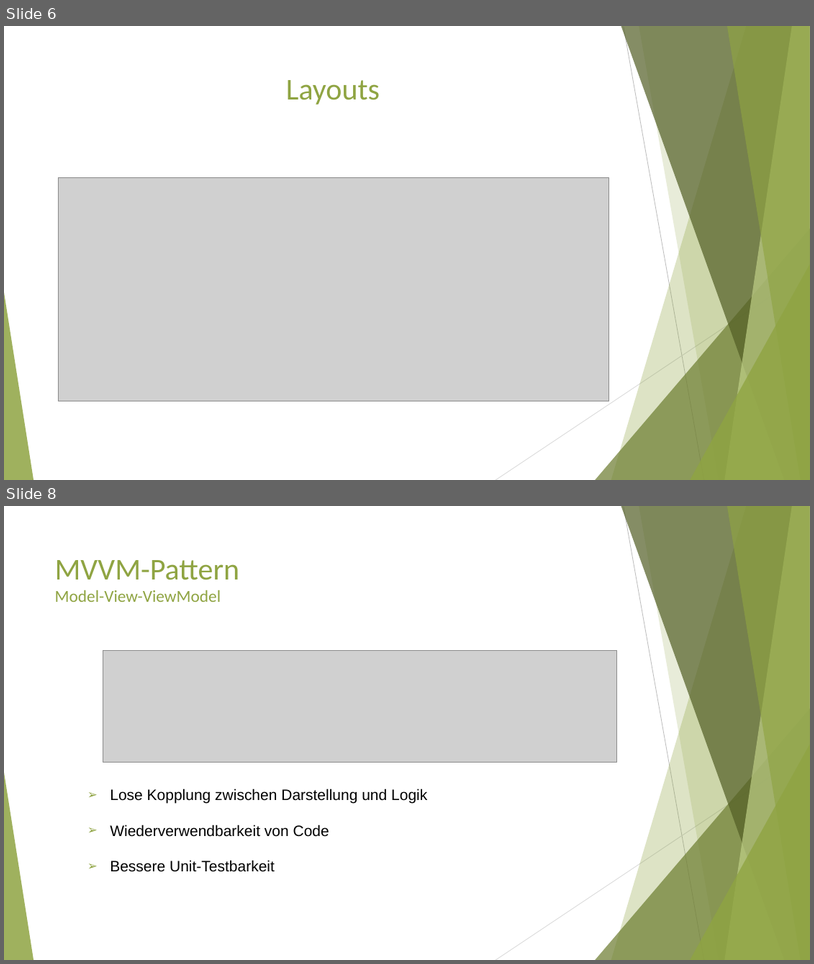
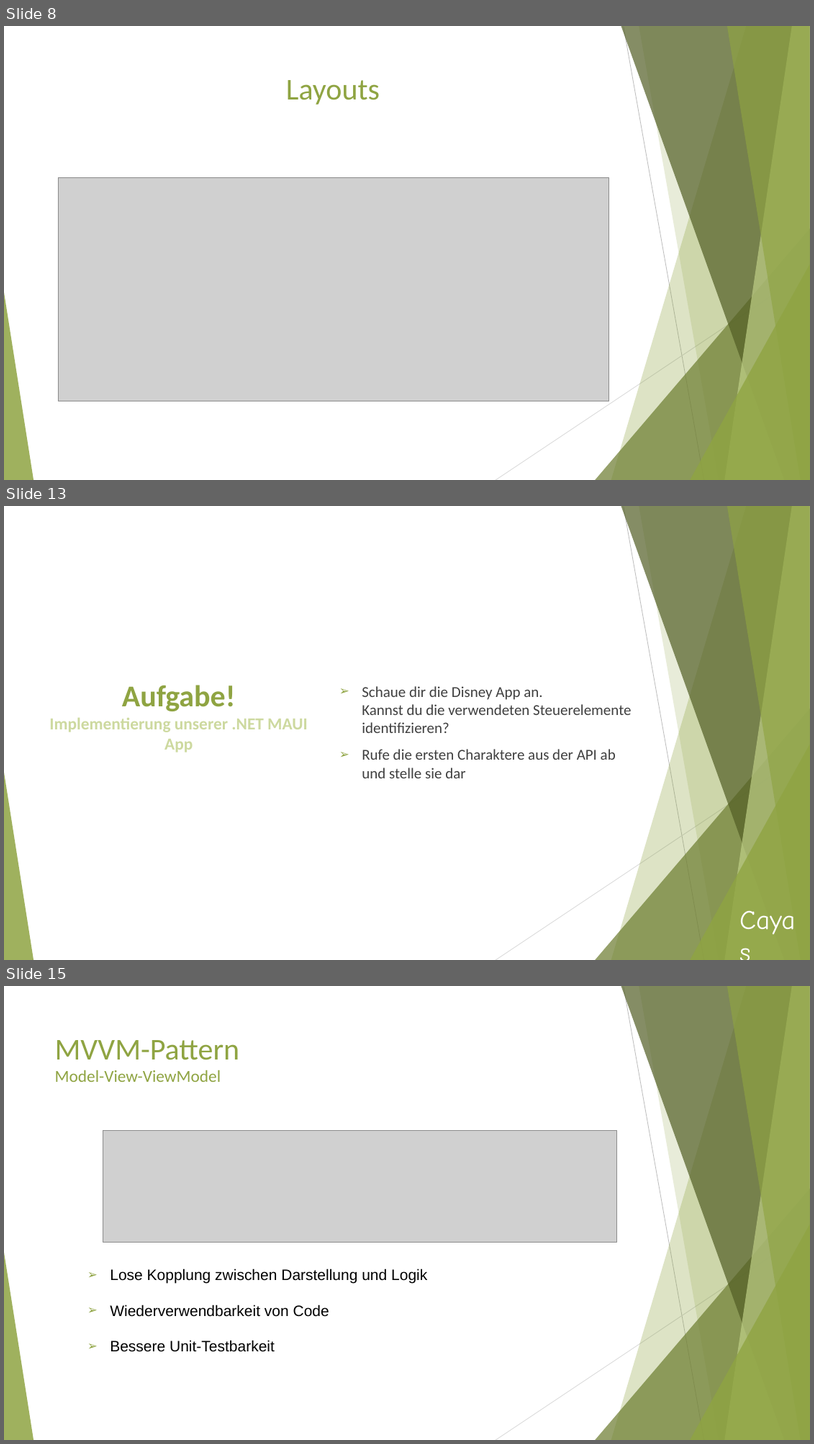
Before and after one commit to F-Goncalves/.NET-MAUI-Workshop-Resources, a slide deck: Workshop-Dotnet-MAUI.pptx. Shown one above the other, each under a label of ours: slides 6 and 8 before the commit, slides 8, 13 and 15 after it; the slides between them are not shown. The pictures are 814x964 and 814x1444 pixels, drawn with LibreOffice and Linux fonts; fonts in the diff are those of the drawing; grey boxes stand for pictures. Boxes give left, top, right and bottom in pixels: in the first picture for what was removed or moved away, otherwise in the second. Text is boxed around its words. In the diff, an @@ line names an element or a change of style, - is before the commit and + after.

```diff
--- a/Workshop-Dotnet-MAUI.pptx
+++ b/Workshop-Dotnet-MAUI.pptx
@@ slide 13 added at bbox=[4, 506, 810, 960], background #FFFFFF; not listed: 10 template elements that a slide beside it also shows @@
@@ title added at bbox=[49, 685, 308, 752], 20 pt, text #CDD99F, bold @@
+Aufgabe!
+Implementierung unserer .NET MAUI App
@@ text added at bbox=[362, 686, 631, 778], 18 pt, text #404040 @@
+➢ Schaue dir die Disney App an.
+  Kannst du die verwendeten Steuerelemente identifizieren?
+➢ Rufe die ersten Charaktere aus der API ab und stelle sie dar
@@ text added at bbox=[734, 899, 807, 938], 32 pt, text #FFFFFF @@
+Cayas
@@ what was slide 6 is now slide 8 @@
@@ what was slide 8 is now slide 15 @@
```
Also in this commit, not shown: 1 slide changed, 6 other slides added.
